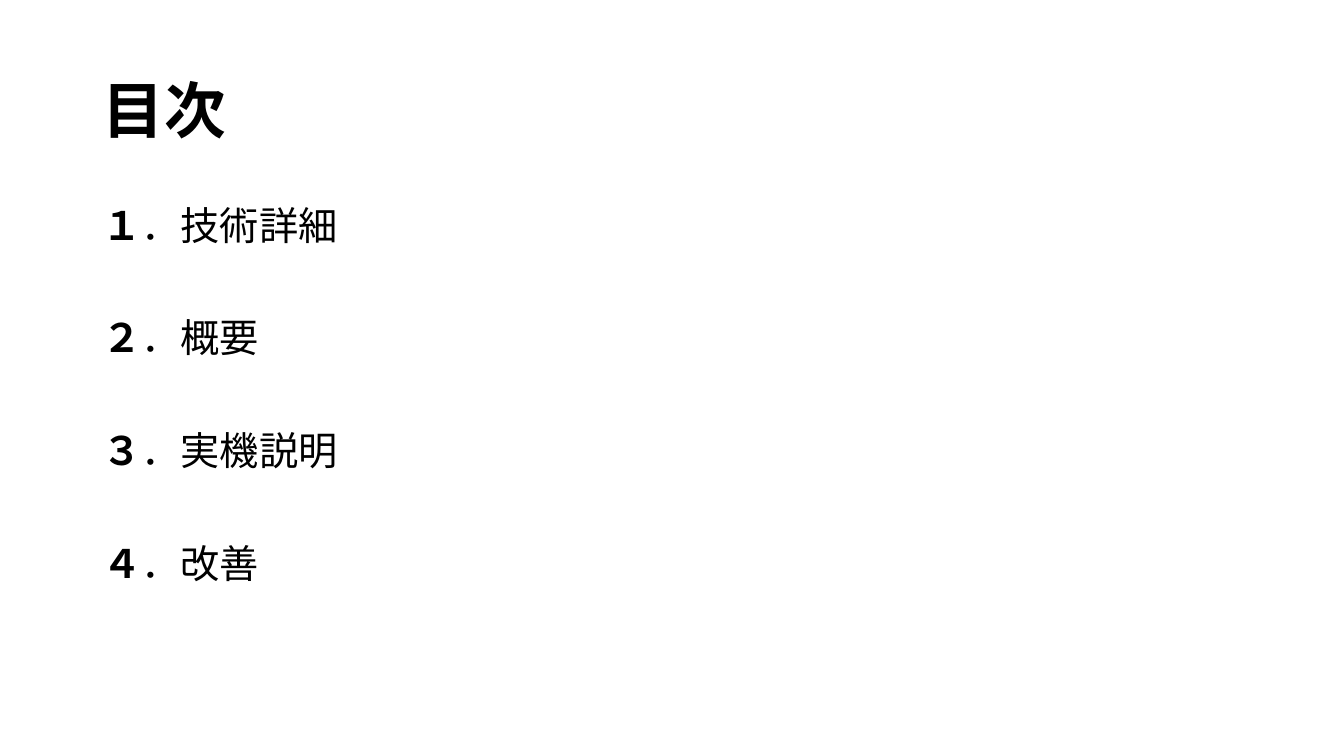
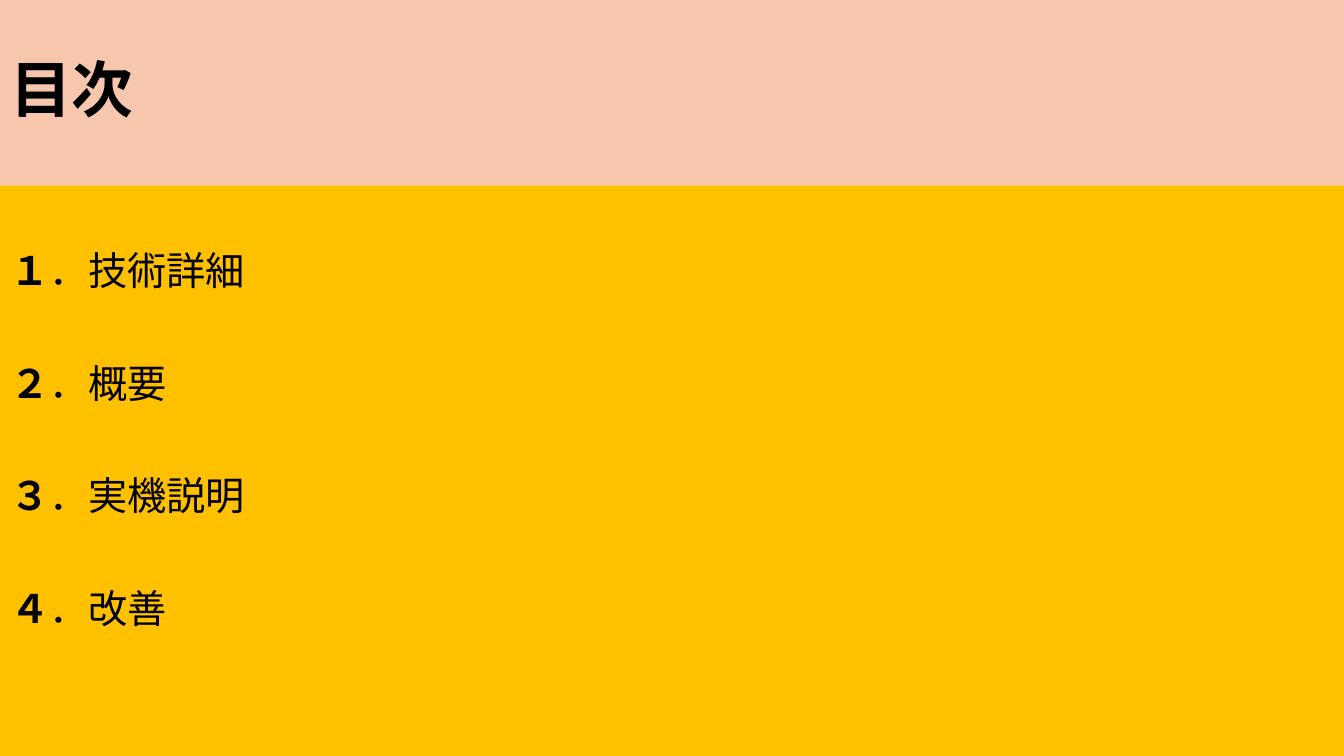
Before and after one commit to ShinjoHirofumi/flutter_application_1, a slide deck: slide 3 of quiz_眞城博文20250507.pptx. Drawn at 1344x756 pixels with LibreOffice and Linux fonts; fonts in the diff are those of the drawing. Boxes give left, top, right and bottom in pixels: in the first picture for what was removed or moved away, otherwise in the second. Text is boxed around its words. In the diff, an @@ line names an element or a change of style, - is before the commit and + after.

```diff
--- a/quiz_眞城博文20250507.pptx
+++ b/quiz_眞城博文20250507.pptx
@@ title "目次": place and size @@
-title "目次" at <box>102,81,225,139</box>
+title "目次" at <box>0,0,1344,186</box>
@@ title "目次" at <box>0,0,1344,186</box>: fill none to #F6C6AD @@
@@ text "１．技術詳細": place and size @@
-text "１．技術詳細" at <box>102,207,337,581</box>
+text "１．技術詳細" at <box>0,186,1344,756</box>
@@ text "１．技術詳細" at <box>0,186,1344,756</box>: fill none to #FFC000 @@
```
Also in this commit, not shown: 6 other slides changed.
